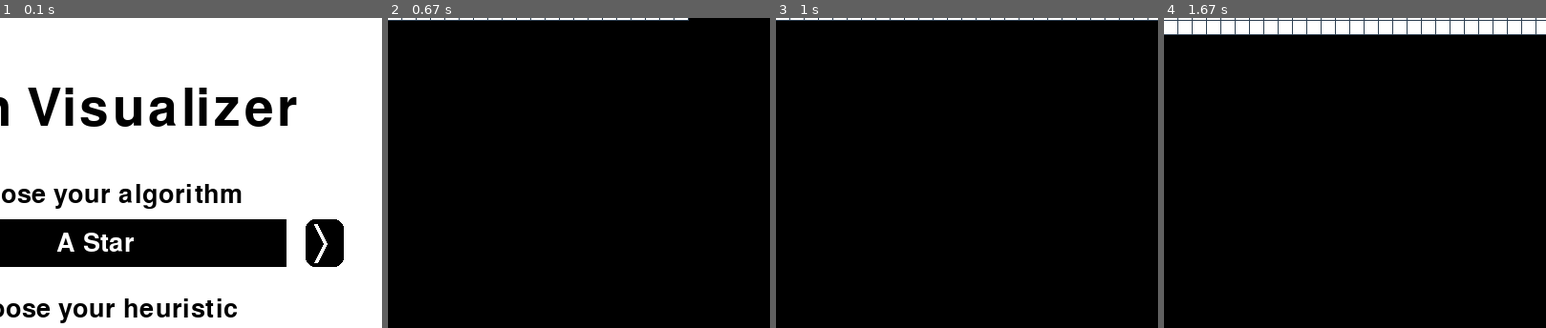
Above: before the commit, frames 1-4 (left to right).
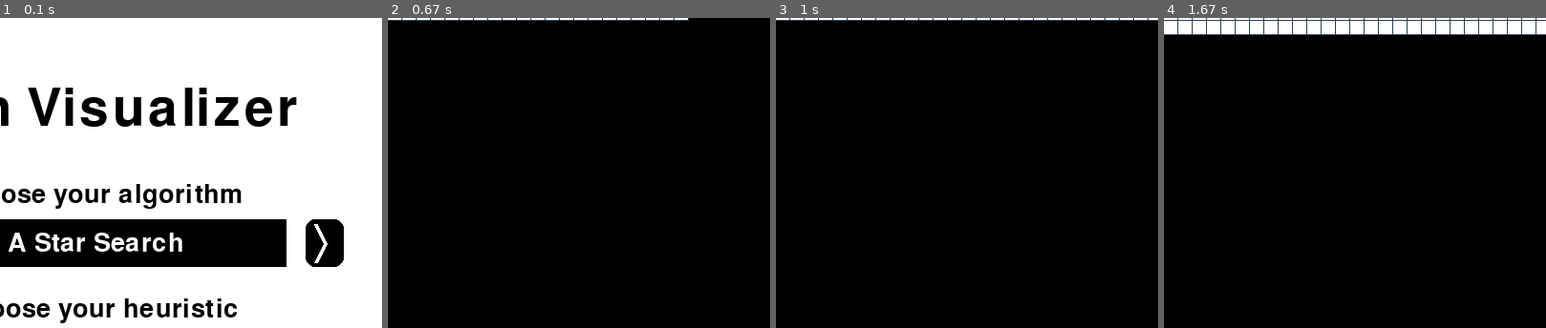
Above: after the commit, the same moments.

Repository: MrJoeKr/Pathfinding-Visualizer-Python
Game: pygame game, started from run.pyw
Same seed, same stepped clock (60 frames per second), same inputs: the game is played once before the commit and once after it.
Inputs (mouse positions are % of the whole screen's width and height, from its top left):
- Up to frame 1 (0.1 s): no input
- Up to frame 2 (0.67 s): click (50, 72) at 0.38 s
- Up to frame 3 (1 s): no input
- Up to frame 4 (1.67 s): no input
The pictures show only the part of the screen within x 38-88%, y 2-52%; the shares and areas given below are measured in that part.

The runs differ from the first frame. In frame 1, 1.4% of the frame differs, in the area x 2-48%, y 69-76%; in frame 2, nothing differs; in frame 3, nothing differs; in frame 4, nothing differs.

Commit message:
Small edit

Diff:
--- a/path_finding_algorithm.py
+++ b/path_finding_algorithm.py
@@ -252,7 +252,7 @@
 
 _PATH_ALGORITHMS: List[Tuple[str, SearchFunction]] = \
     [
-        ("A Star", search_a_star),
+        ("A Star Search", search_a_star),
         ("Breadth First Search", search_bfs),
         ("Depth First Search", search_dfs),
     ]
